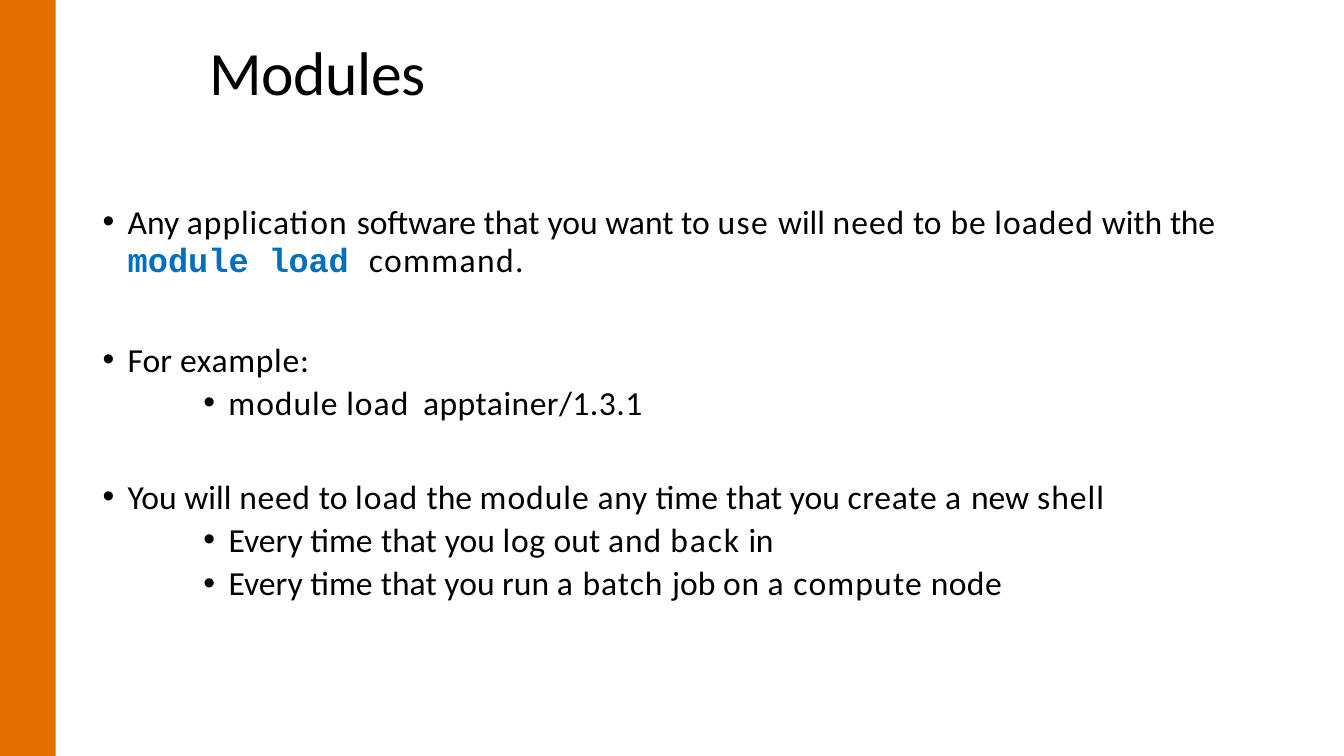
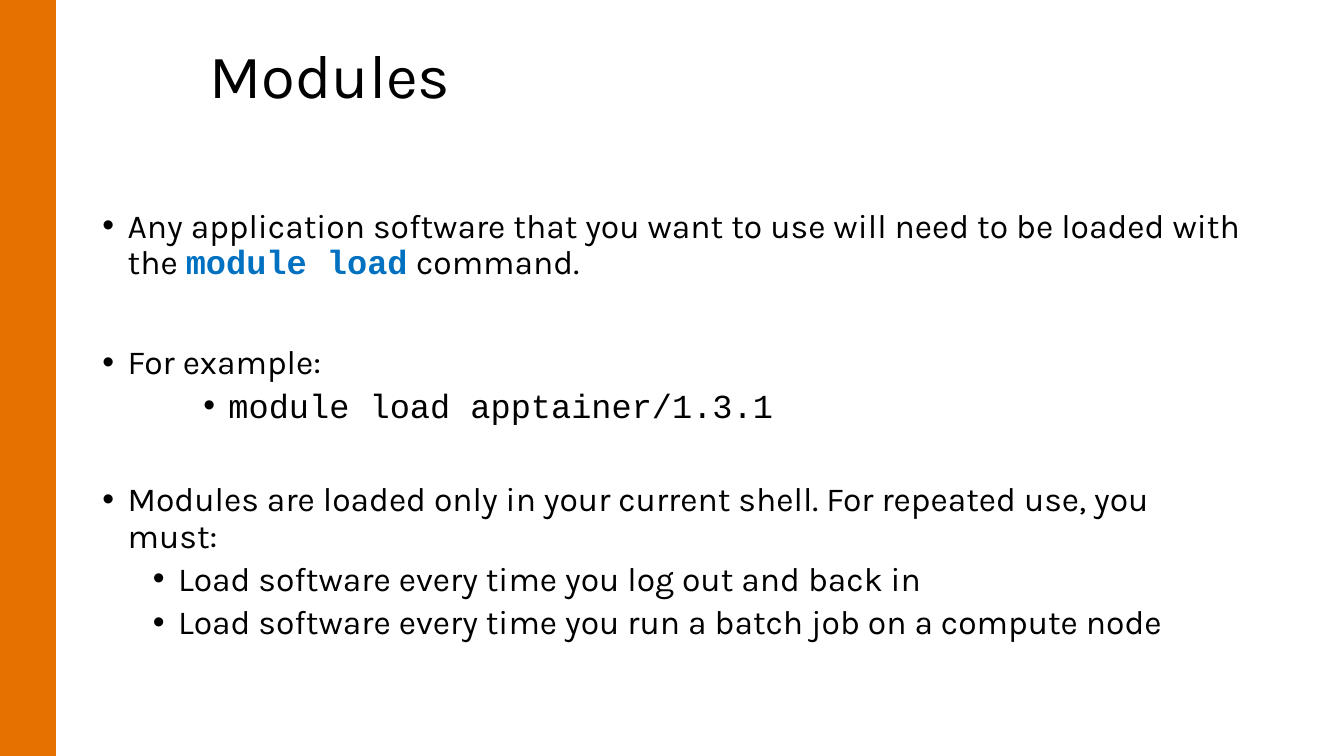
Before and after one commit to uvarc/rc-learning, a slide deck: slide 29 of content/notes/rio-intro/rio-intro.pptx (slide 19 before the commit). Drawn at 1344x756 pixels with LibreOffice and Linux fonts; fonts in the diff are those of the drawing; background and template pictures are left out. Boxes give left, top, right and bottom in pixels: in the first picture for what was removed or moved away, otherwise in the second. Text is boxed around its words. In the diff, an @@ line names an element or a change of style, - is before the commit and + after.

```diff
--- a/content/notes/rio-intro/rio-intro.pptx
+++ b/content/notes/rio-intro/rio-intro.pptx
@@ title "Modules" at (x1=210, y1=56, x2=451, y2=99): font Calibri to Karla, letter spacing -0.3 to 0 pt; indent changed; line spacing 1 to 0.9; less space between paragraphs @@
@@ text at (x1=128, y1=215, x2=1240, y2=275): text changed; font Calibri to Karla @@
-• Any application software that you want to use will need to be loaded with the
-module load command.
+• Any application software that you want to use will need to be loaded with the module load command.
@@ text at (x1=128, y1=351, x2=773, y2=425): font Calibri to Karla in "For example:"; letter spacing 0.5 to 0 pt in "example:"; font Calibri to Courier New in "module load apptainer/1.3.1"; letter spacing 0.7 to 0 pt in "module"; letter spacing 0.8 to 0 pt in "load"; letter spacing 0.3 to 0 pt in "apptainer/1.3.1"; indent changed; line spacing 1 to 0.9; more space between paragraphs; list level 2 to 3 in "module load apptainer/1.3.1" @@
@@ text at (x1=128, y1=488, x2=1162, y2=643): text changed; font Calibri to Karla @@
-• You will need to load the module any time that you create a new shell
-  • Every time that you log out and back in
-  • Every time that you run a batch job on a compute node
+• Modules are loaded only in your current shell. For repeated use, you must:
+  • Load software every time you log out and back in
+  • Load software every time you run a batch job on a compute node
```
Also in this commit, not shown: 26 other slides changed, 13 slides added, 3 slides removed, 1 other file.
